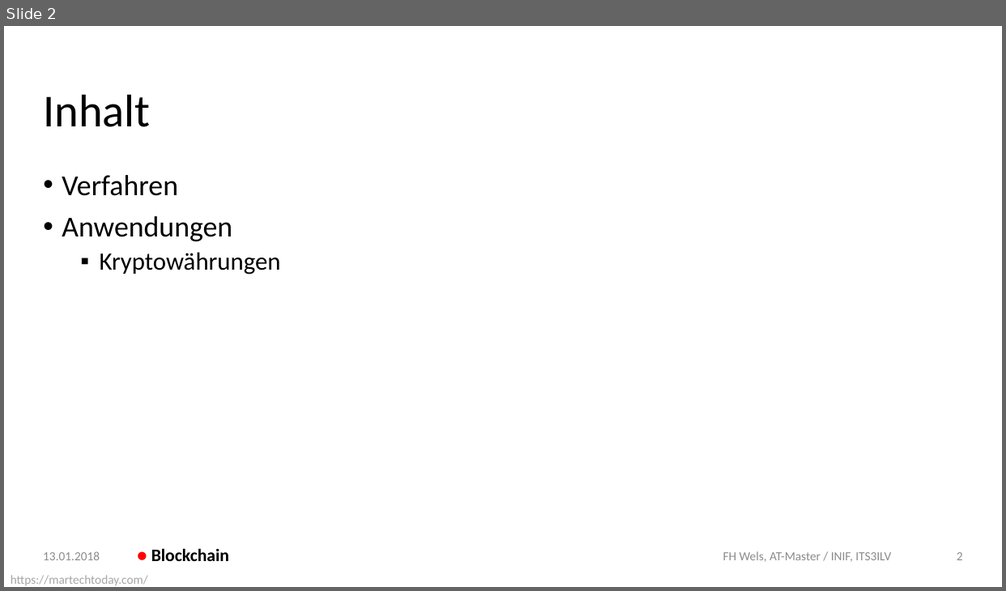
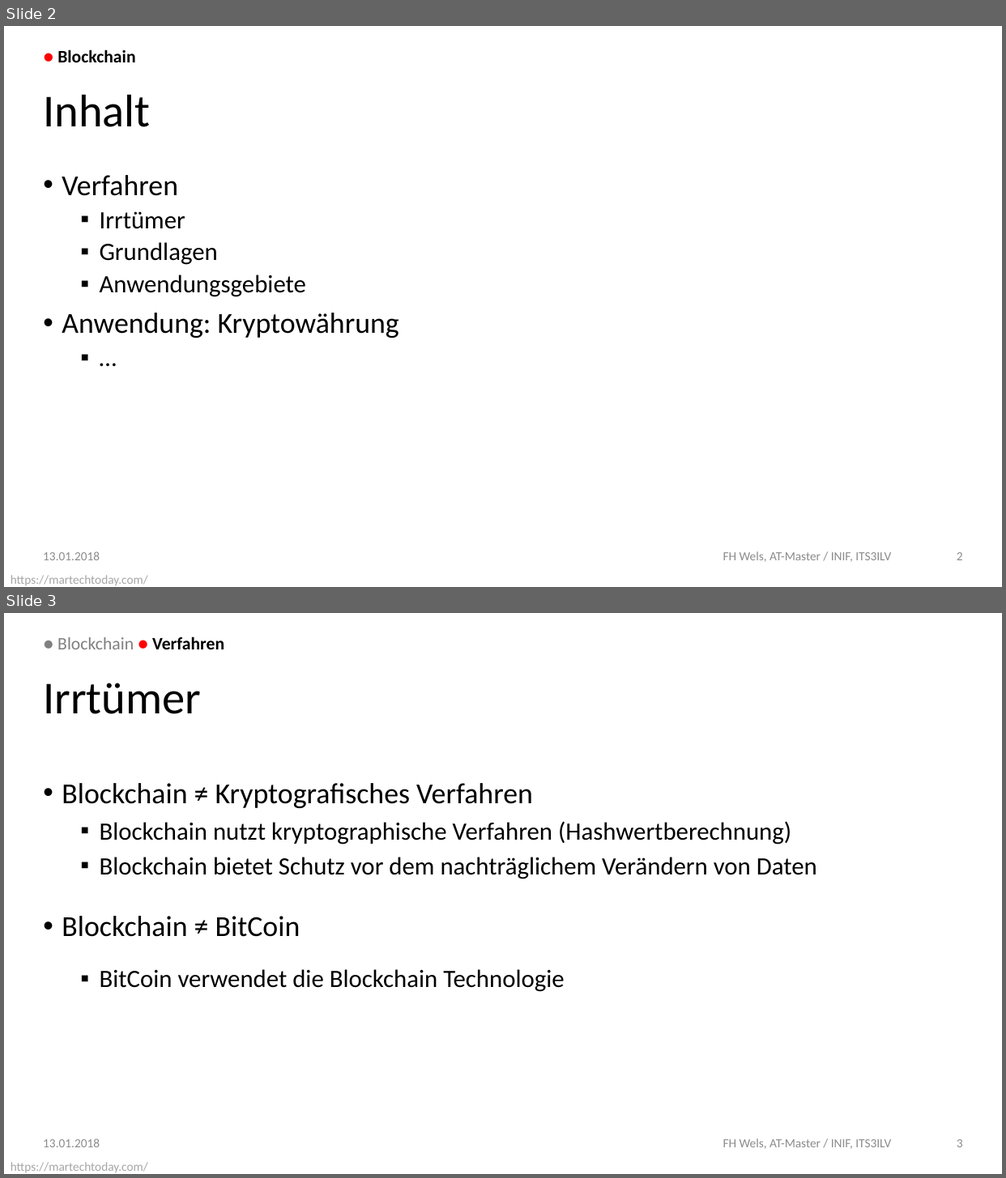
Before and after one commit to DoSchoe/ITS, a slide deck: Präsentation/Blockchain – Technologie.pptx. Shown one above the other, each under a label of ours: slide 2 before the commit, slides 2 and 3 after it. The pictures are 1006x591 and 1006x1178 pixels, drawn with LibreOffice and Linux fonts; fonts in the diff are those of the drawing; background and template pictures are left out. Boxes give left, top, right and bottom in pixels: in the first picture for what was removed or moved away, otherwise in the second. Text is boxed around its words. In the diff, an @@ line names an element or a change of style, - is before the commit and + after.

```diff
--- a/Präsentation/Blockchain – Technologie.pptx
+++ b/Präsentation/Blockchain – Technologie.pptx
@@ slide 3 added at (4, 613, 1002, 1174), background picture (left out); not listed: 1 template element that a slide beside it also shows @@
@@ text added at (57, 636, 224, 649), 16 pt, text #808080 @@
+● Blockchain ● Verfahren
@@ title added at (43, 683, 201, 714), 41.6 pt, text #000000 @@
+Irrtümer
@@ text added at (62, 783, 817, 992), 22.7 pt, text #000000 @@
+• Blockchain ≠ Kryptografisches Verfahren
+  ▪ Blockchain nutzt kryptographische Verfahren (Hashwertberechnung)
+  ▪ Blockchain bietet Schutz vor dem nachträglichem Verändern von Daten
+• Blockchain ≠ BitCoin
+  ▪ BitCoin verwendet die Blockchain Technologie
@@ text added at (43, 1139, 100, 1148), 11.3 pt, text #8C8C8C @@
+13.01.2018
@@ text added at (723, 1139, 891, 1149), 11.3 pt, text #8C8C8C @@
+FH Wels, AT-Master / INIF, ITS3ILV
@@ page number added at (957, 1139, 963, 1148), 11.3 pt, text #8C8C8C @@
+3
@@ slide 2 changed as well @@
@@ text "● Blockchain": place and size @@
-text "● Blockchain" at (151, 548, 229, 561)
+text "● Blockchain" at (57, 49, 135, 62)
@@ text at (62, 211, 399, 338): text changed @@
-• Anwendungen
-  ▪ Kryptowährungen
+  ▪ Irrtümer
+  ▪ Grundlagen
+  ▪ Anwendungsgebiete
+• Anwendung: Kryptowährung
+  ▪ …
```
Also in this commit, not shown: 1 other slide changed, 4 other slides added, 3 other files.
